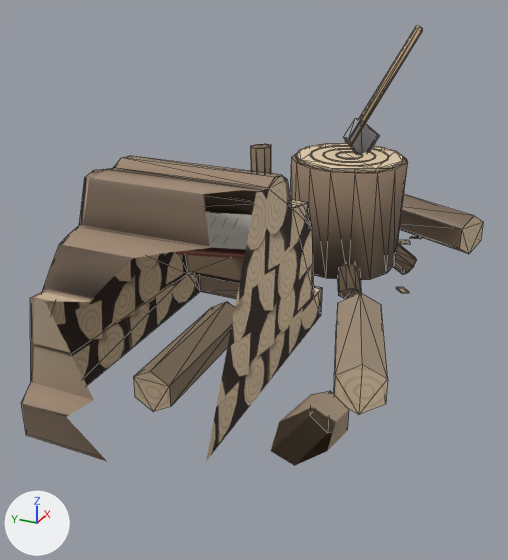
A saved change to the glTF model props/lived/lived.glb.
Both versions are drawn from a camera (50 mm lens) standing at (-1.581, -0.91, 1.119) and looking at (0.319, -0.055, 0.169). The axes (+X, +Y, +Z) are drawn at lower left. The lights are the same throughout. The older version comes first. Mesh edges are drawn as thin lines on the coarser meshes. Everything nearer to the camera than a plane just in front of the edit is cut away.

Objects in the first picture: 'Log', 'LooseLogs', 'SeatThings', 'WoodPile', 'WoodStack'.
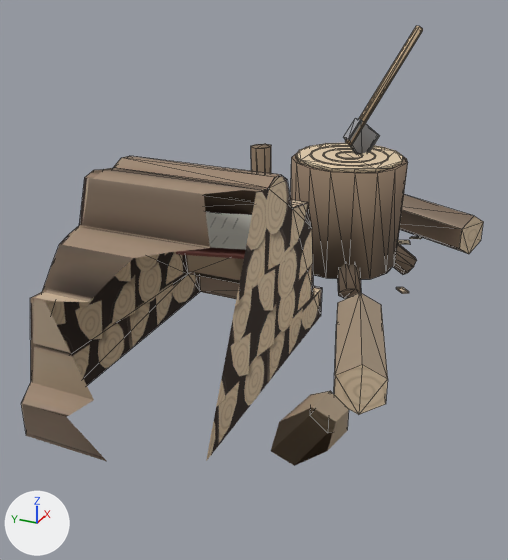
Changed parts and their boxes (x1, y1, x2, y2) in the pictures (508 x 560 px):
'Log', deleted (brown)
    before: (133, 301, 235, 412)

The edits, one by one:
Object 'Log' (ob_log) is deleted.
